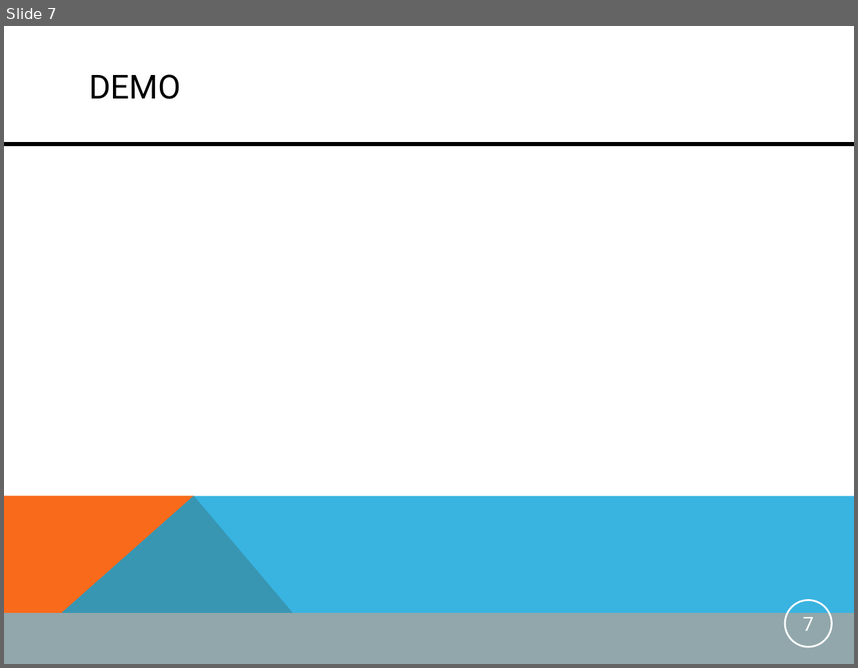
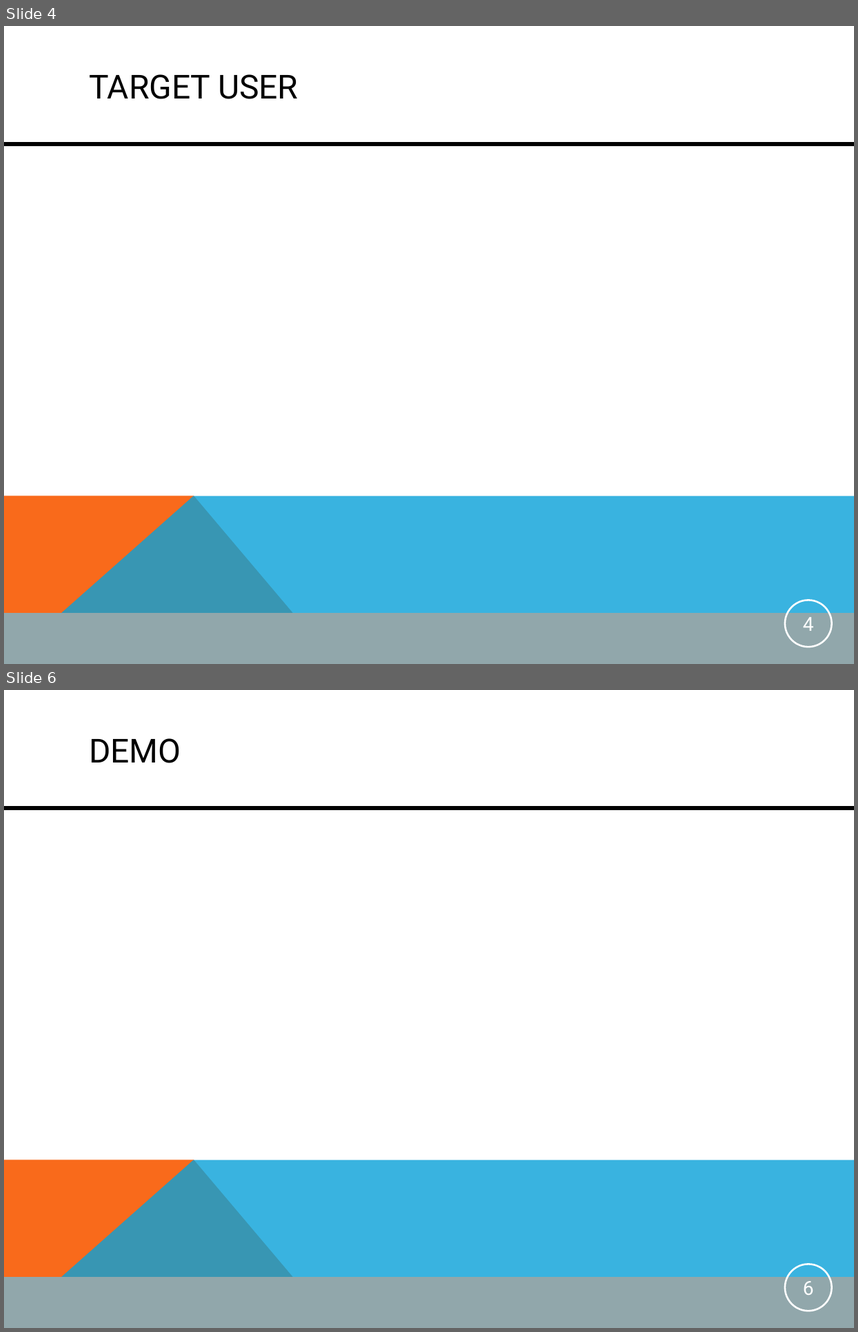
Before and after one commit to mdger/UGNM_Instantmessaging, a slide deck: UGNM_Instantmessaging/doc/PresentationIM.pptx. Shown one above the other, each under a label of ours: slide 7 before the commit, slides 4 and 6 after it; the slides between them are not shown. The pictures are 858x668 and 858x1332 pixels, drawn with LibreOffice and Linux fonts; fonts in the diff are those of the drawing. Boxes give left, top, right and bottom in pixels: in the first picture for what was removed or moved away, otherwise in the second. Text is boxed around its words. In the diff, an @@ line names an element or a change of style, - is before the commit and + after.

```diff
--- a/UGNM_Instantmessaging/doc/PresentationIM.pptx
+++ b/UGNM_Instantmessaging/doc/PresentationIM.pptx
@@ slide 4 added at box(4, 26, 854, 664), background #FFFFFF; not listed: 4 template elements that a slide beside it also shows @@
@@ title added at box(89, 74, 298, 99), 28 pt, text #000000 @@
+TARGET USER
@@ page number added at box(785, 600, 832, 646), outline #FFFFFF 1.5 pt, 16.5 pt, text #FFFFFF @@
+4
@@ what was slide 7 is now slide 6 @@
@@ page number at box(803, 1281, 814, 1294): text changed @@
-7
+6
```
Also in this commit, not shown: 3 slides changed, 1 other slide added, 3 slides removed.
